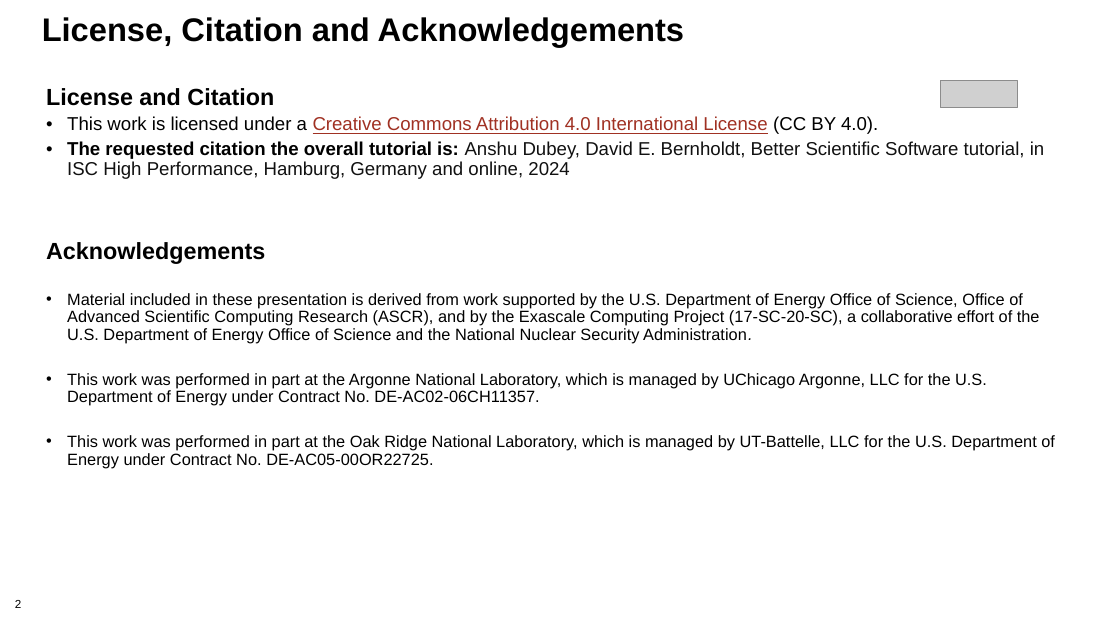
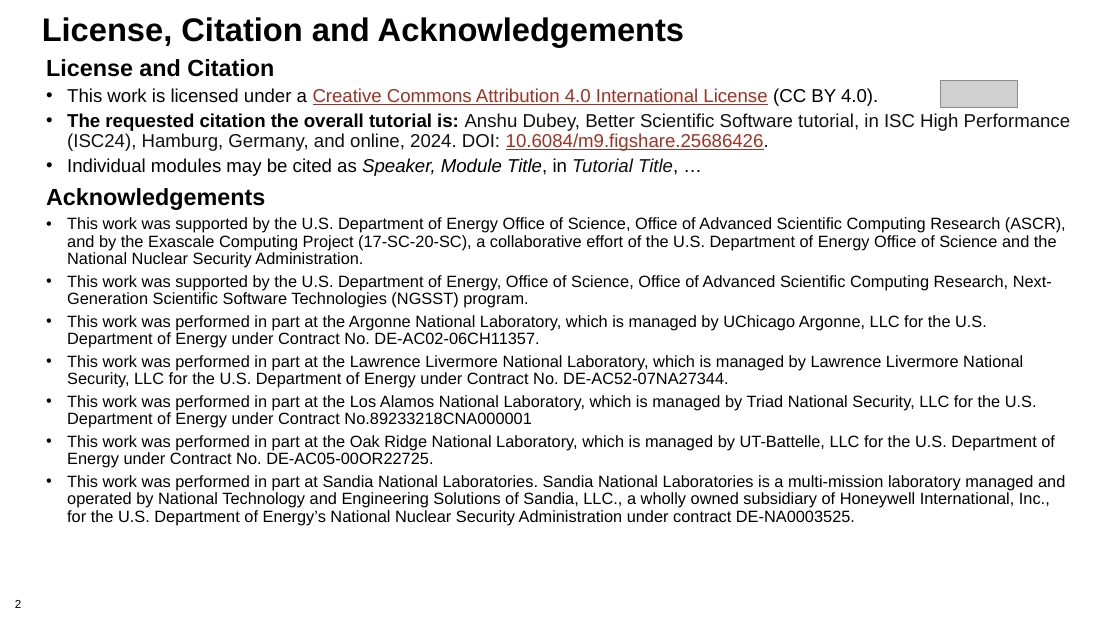
Before and after one commit to bssw-tutorial/presentations, a slide deck: slide 2 of intro-a.pptx. Drawn at 1120x630 pixels with LibreOffice and Linux fonts; fonts in the diff are those of the drawing; grey boxes stand for pictures. Boxes give left, top, right and bottom in pixels: in the first picture for what was removed or moved away, otherwise in the second. Text is boxed around its words. In the diff, an @@ line names an element or a change of style, - is before the commit and + after.

Commit message:
Updates to template and license slide
Template change for title page

```diff
--- a/intro-a.pptx
+++ b/intro-a.pptx
@@ text "License and Citation": place and size @@
-text "License and Citation" at bbox=[46, 88, 1055, 468]
+text "License and Citation" at bbox=[46, 59, 1071, 526]
@@ text at bbox=[67, 113, 1071, 176]: text changed @@
-• The requested citation the overall tutorial is: Anshu Dubey, David E. Bernholdt, Better Scientific Software tutorial, in ISC High Performance, Hamburg, Germany and online, 2024
+• The requested citation the overall tutorial is: Anshu Dubey, Better Scientific Software tutorial, in ISC High Performance (ISC24), Hamburg, Germany, and online, 2024. DOI: 10.6084/m9.figshare.25686426.
+• Individual modules may be cited as Speaker, Module Title, in Tutorial Title, …
@@ text at bbox=[67, 217, 1066, 308]: text changed @@
-• Material included in these presentation is derived from work supported by the U.S. Department of Energy Office of Science, Office of Advanced Scientific Computing Research (ASCR), and by the Exascale Computing Project (17-SC-20-SC), a collaborative effort of the U.S. Department of Energy Office of Science and the National Nuclear Security Administration.
+• This work was supported by the U.S. Department of Energy Office of Science, Office of Advanced Scientific Computing Research (ASCR), and by the Exascale Computing Project (17-SC-20-SC), a collaborative effort of the U.S. Department of Energy Office of Science and the National Nuclear Security Administration.
+• This work was supported by the U.S. Department of Energy, Office of Science, Office of Advanced Scientific Computing Research, Next-Generation Scientific Software Technologies (NGSST) program.
@@ text at bbox=[67, 355, 1037, 428]: paragraphs added @@
+• This work was performed in part at the Lawrence Livermore National Laboratory, which is managed by Lawrence Livermore National Security, LLC for the U.S. Department of Energy under Contract No. DE-AC52-07NA27344.
+• This work was performed in part at the Los Alamos National Laboratory, which is managed by Triad National Security, LLC for the U.S. Department of Energy under Contract No.89233218CNA000001
@@ text at bbox=[67, 475, 1065, 526]: paragraph added @@
+• This work was performed in part at Sandia National Laboratories. Sandia National Laboratories is a multi-mission laboratory managed and operated by National Technology and Engineering Solutions of Sandia, LLC., a wholly owned subsidiary of Honeywell International, Inc., for the U.S. Department of Energy’s National Nuclear Security Administration under contract DE-NA0003525.
```
Also in this commit, not shown: 2 other slides changed, 5 other files.
